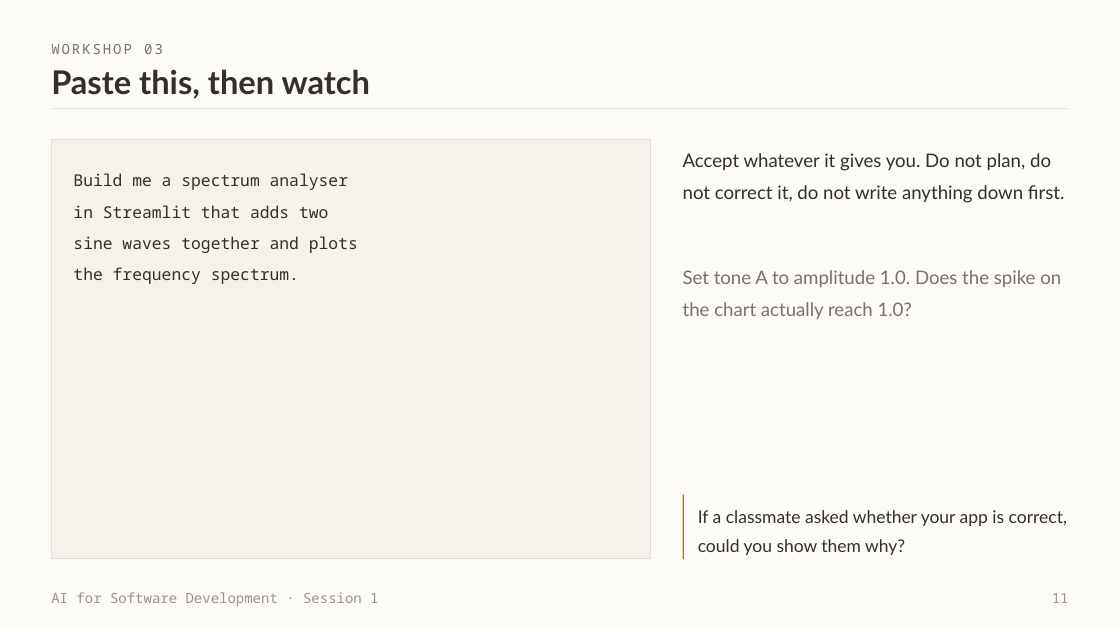
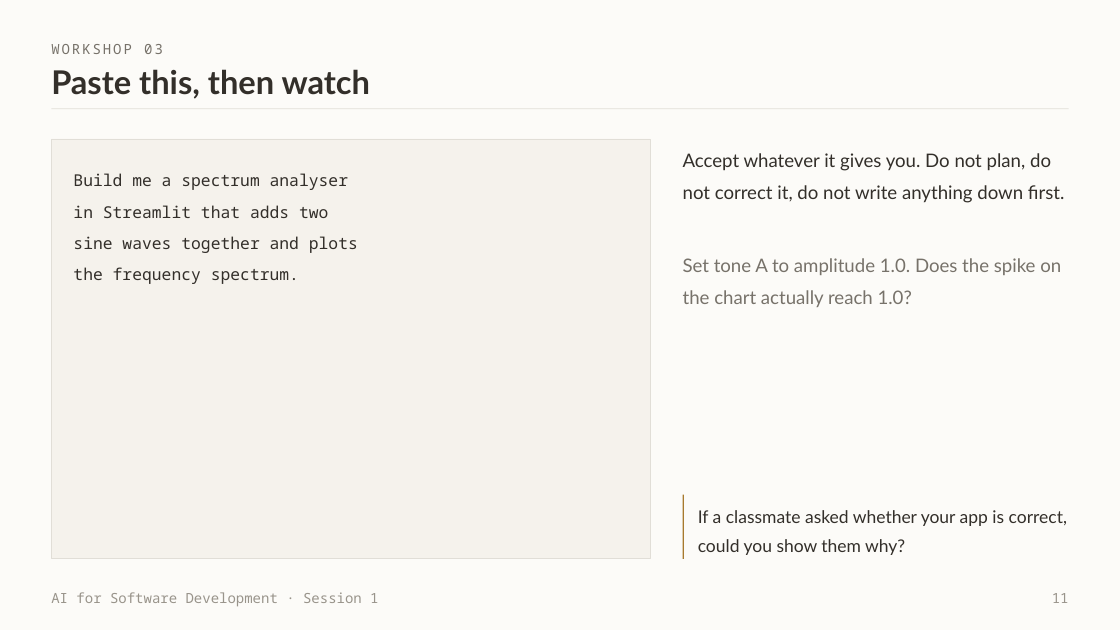
Before and after one commit to witchapong/ai-for-software-dev, a slide deck: slide 11 of slides/Session 1 - Meet Your Agent.pptx. Drawn at 1120x630 pixels with LibreOffice and Linux fonts; fonts in the diff are those of the drawing. Boxes give left, top, right and bottom in pixels: in the first picture for what was removed or moved away, otherwise in the second. Text is boxed around its words. In the diff, an @@ line names an element or a change of style, - is before the commit and + after.

```diff
--- a/slides/Session 1 - Meet Your Agent.pptx
+++ b/slides/Session 1 - Meet Your Agent.pptx
@@ text "Set tone A to amplitude ...": place and size @@
-text "Set tone A to amplitude ..." at (683,270,1061,319)
+text "Set tone A to amplitude ..." at (683,258,1061,307)
```
Also in this commit, not shown: 7 other slides changed, 9 other files.
